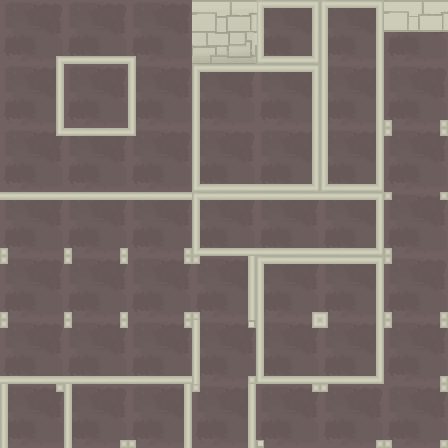
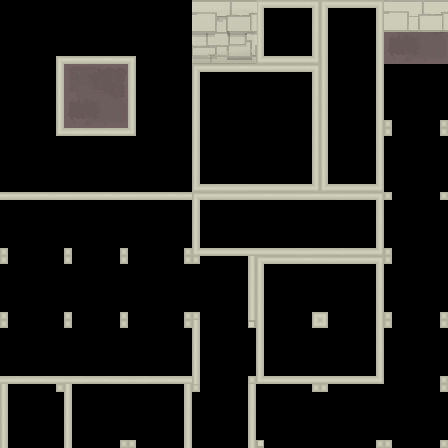
Before/after of a 448 × 448 layered artwork. What changed in the layer stack:
showed "ex-wall-shadows-soft", moved it into group "walls-vol", painted on it over [192,16,257,59]
showed "ex-wall-shadows-hard", moved it into group "walls-vol", painted on it over [192,18,257,60]
hid "ground" over [0,0,448,448]
showed "back" over [0,0,448,448]
